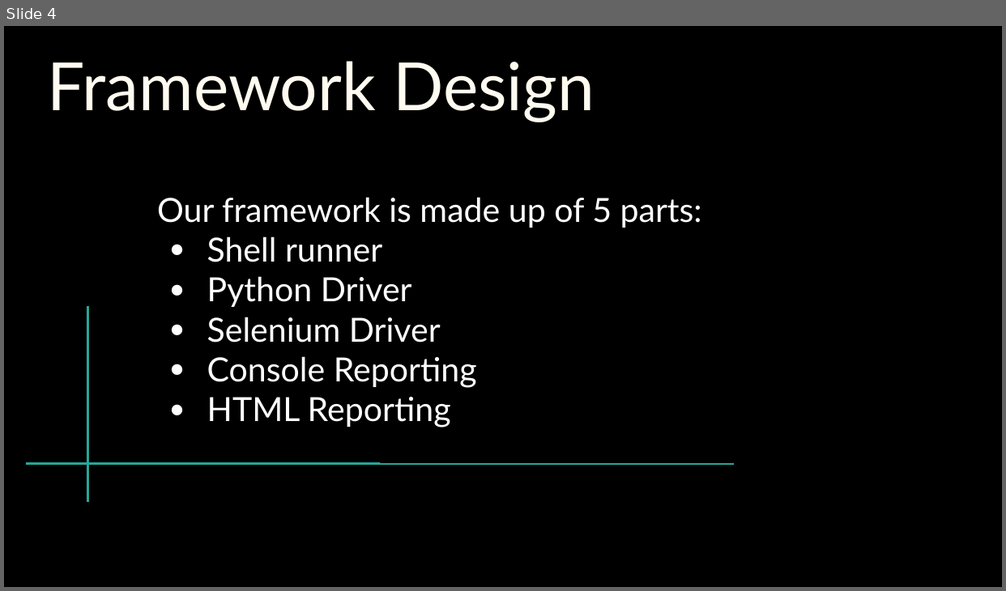
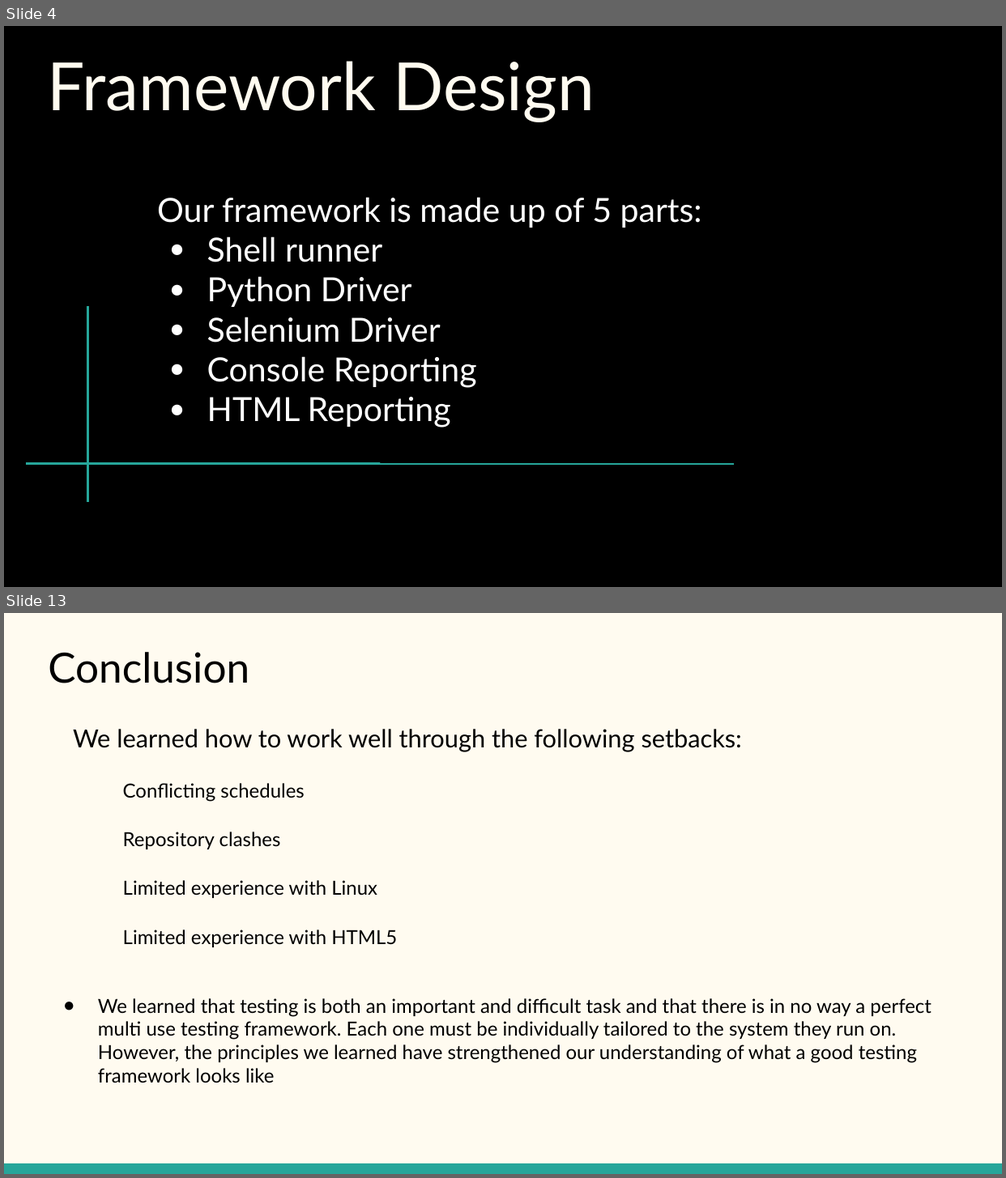
Before and after one commit to CSCI-362-03-2015/Team6, a slide deck: docs/Team6_presentation.pptx. Shown one above the other, each under a label of ours: slide 4 before the commit, slides 4 and 13 after it; the slides between them are not shown. The pictures are 1006x591 and 1006x1178 pixels, drawn with LibreOffice and Linux fonts; fonts in the diff are those of the drawing. Boxes give left, top, right and bottom in pixels: in the first picture for what was removed or moved away, otherwise in the second. Text is boxed around its words. In the diff, an @@ line names an element or a change of style, - is before the commit and + after.

```diff
--- a/docs/Team6_presentation.pptx
+++ b/docs/Team6_presentation.pptx
@@ slide 13 added at box(4, 613, 1002, 1174), background #FFFBF0 @@
@@ title added at box(48, 652, 249, 683), 30 pt, text #000000 @@
+Conclusion
@@ text added at box(73, 729, 931, 1083), 14 pt, text #000000 @@
+We learned how to work well through the following setbacks:
+  Conflicting schedules
+  Repository clashes
+  Limited experience with Linux
+  Limited experience with HTML5
+● We learned that testing is both an important and difficult task and that there is in no way a perfect multi use testing framework. Each one must be individually tailored to the system they run on. However, the principles we learned have strengthened our understanding of what a good testing framework looks like
@@ rectangle added at box(4, 1164, 1002, 1174), fill #26A69A @@
```
Also in this commit, not shown: 9 slides changed, 1 other file.
